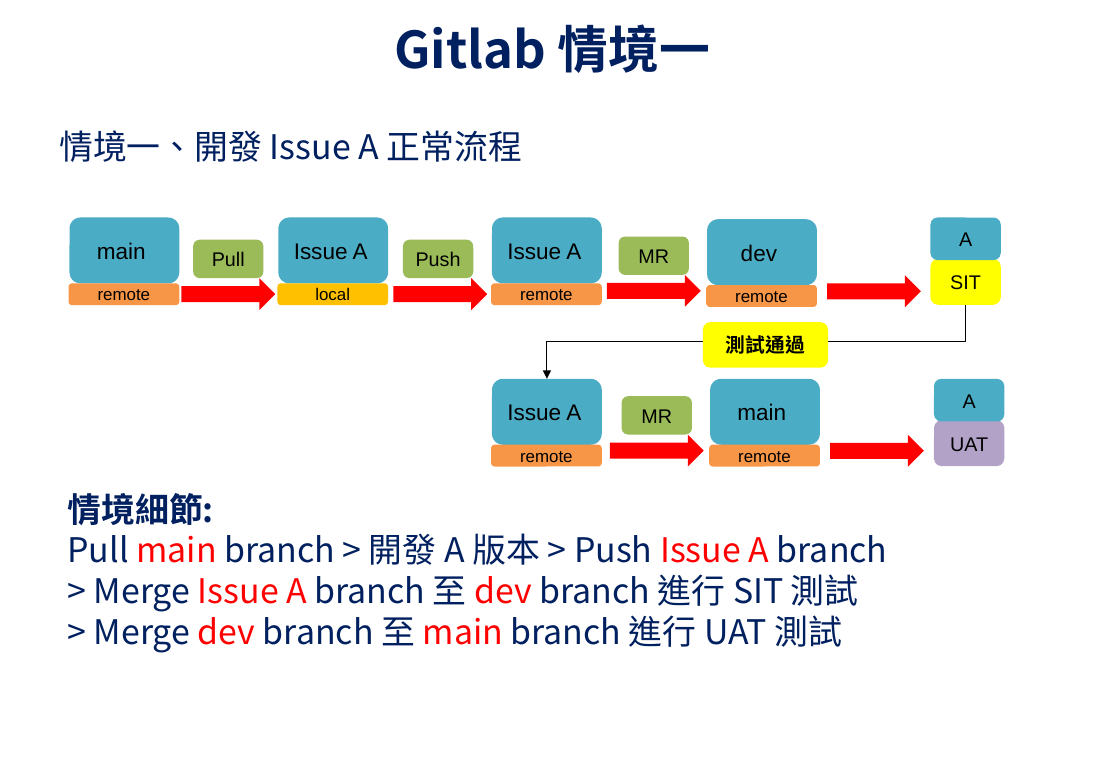
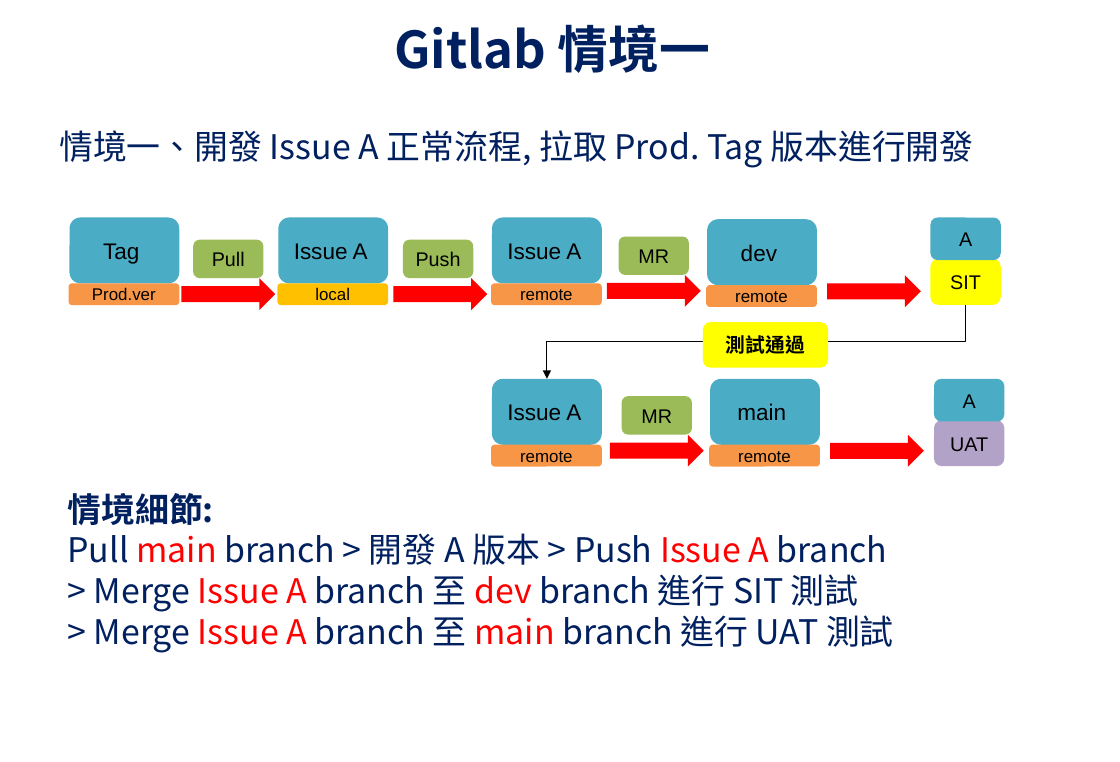
Before and after one commit to UDFWu/transfile, a slide deck: slide 2 of CICD Process.pptx. Drawn at 1120x762 pixels with LibreOffice and Linux fonts; fonts in the diff are those of the drawing; background and template pictures are left out. Boxes give left, top, right and bottom in pixels: in the first picture for what was removed or moved away, otherwise in the second. Text is boxed around its words. In the diff, an @@ line names an element or a change of style, - is before the commit and + after.

```diff
--- a/CICD Process.pptx
+++ b/CICD Process.pptx
@@ text at <box>59,130,974,168</box>: text changed @@
-情境一、開發 Issue A 正常流程
+情境一、開發 Issue A 正常流程, 拉取 Prod. Tag 版本進行開發
@@ text in rounded rectangle at <box>103,243,139,264</box>: text changed @@
-main
+Tag
@@ text in rounded rectangle at <box>92,287,156,300</box>: text changed @@
-remote
+Prod.ver
@@ text at <box>94,609,894,653</box>: text changed @@
-> Merge dev branch 至 main branch 進行 UAT 測試
+> Merge Issue A branch 至 main branch 進行 UAT 測試
```
Also in this commit, not shown: 6 other slides changed, 1 slide added, 1 other file.
